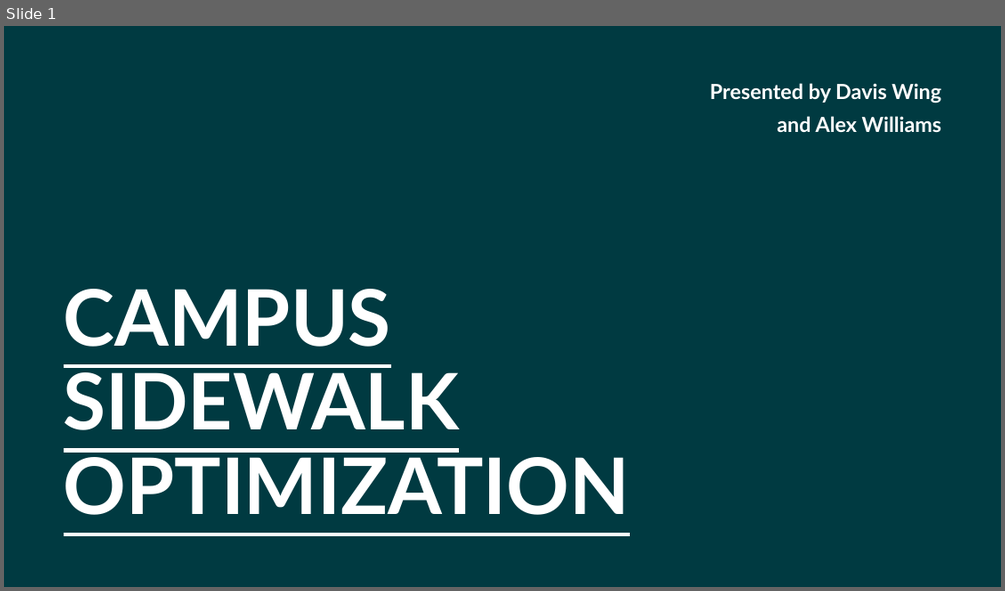
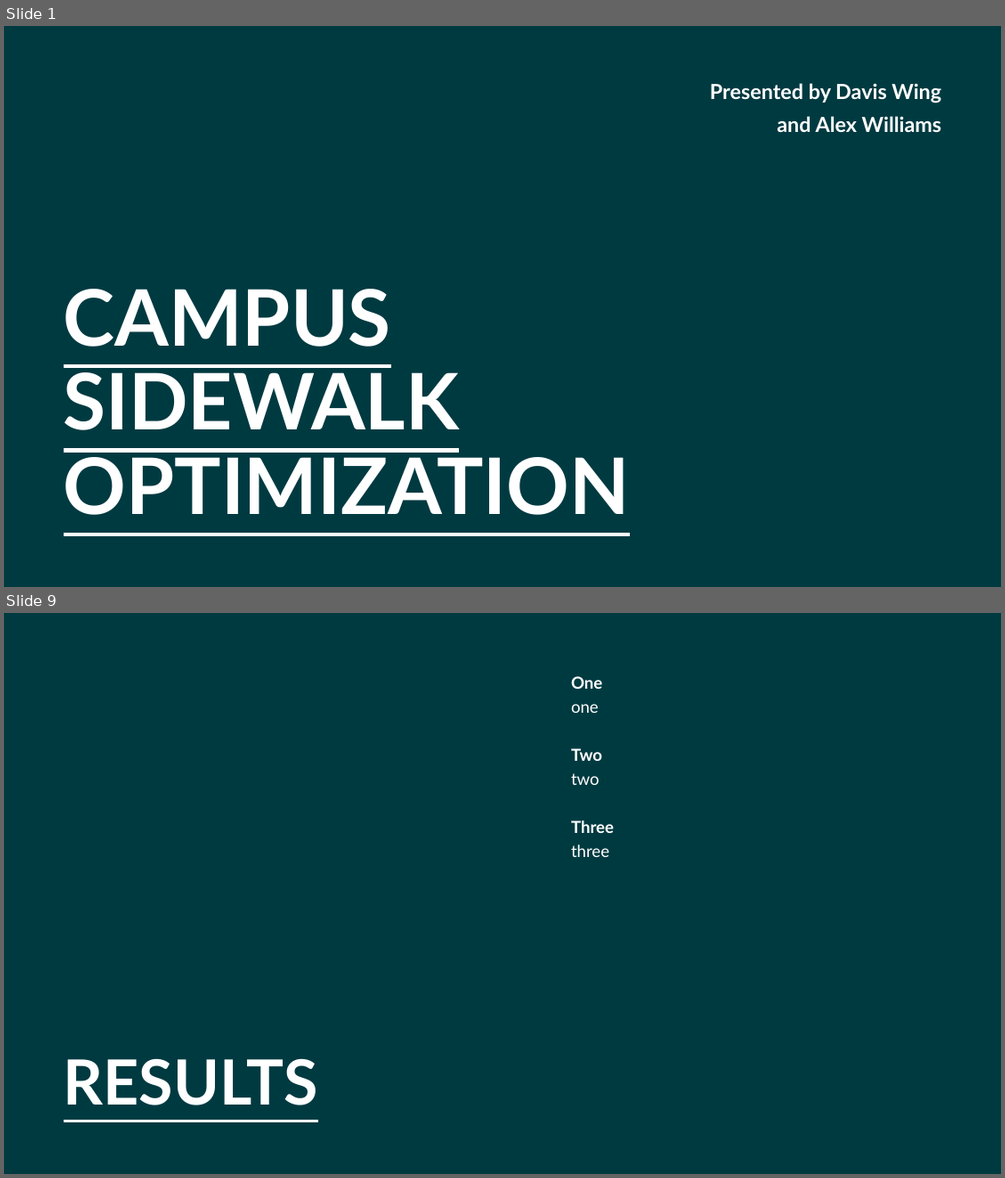
Before and after one commit to AleRicWil/OptProj2026, a slide deck: presentation.pptx. Shown one above the other, each under a label of ours: slide 1 before the commit, slides 1 and 9 after it; the slides between them are not shown. The pictures are 1005x591 and 1005x1178 pixels, drawn with LibreOffice and Linux fonts; fonts in the diff are those of the drawing. Boxes give left, top, right and bottom in pixels: in the first picture for what was removed or moved away, otherwise in the second. Text is boxed around its words. In the diff, an @@ line names an element or a change of style, - is before the commit and + after.

```diff
--- a/presentation.pptx
+++ b/presentation.pptx
@@ slide 9 added at box(4, 613, 1001, 1174), background #003A41 @@
@@ text added at box(571, 676, 614, 857), 16 pt, text #FFFFFF, bold @@
+One
+one
+Two
+two
+Three
+three
@@ title added at box(64, 1059, 318, 1105), 60 pt, text #FFFFFF, bold, underline @@
+RESULTS
```
Also in this commit, not shown: 2 slides changed, 6 other slides added, 8 slides removed, 6 other files.
